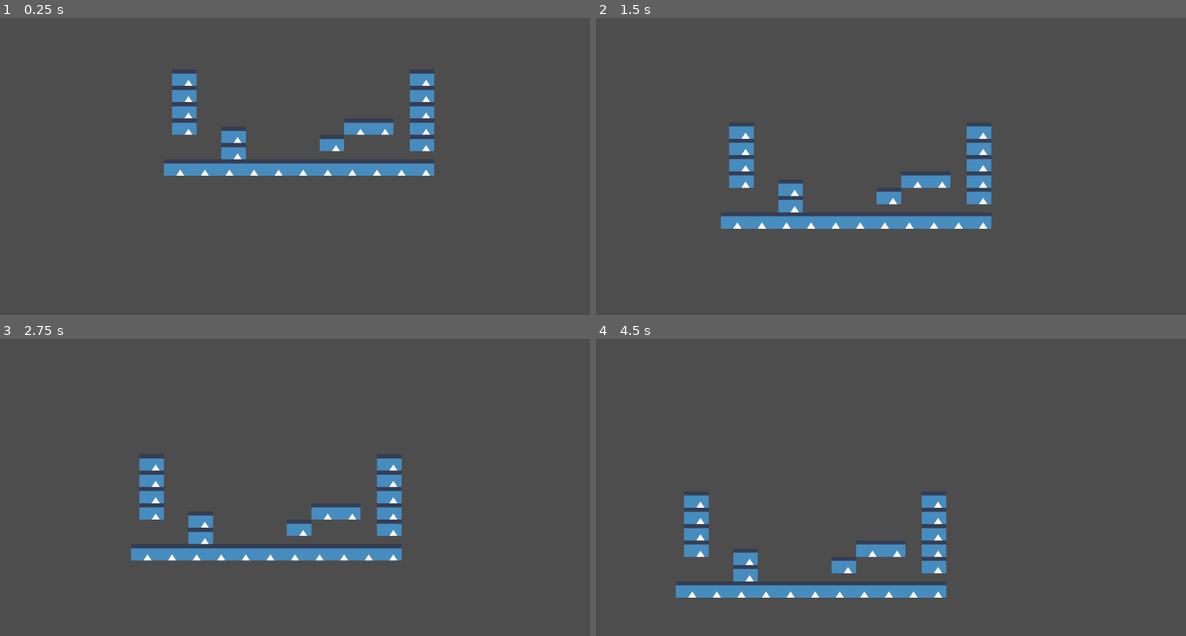
Above: before the commit, frames 1-4 (two rows, left to right).
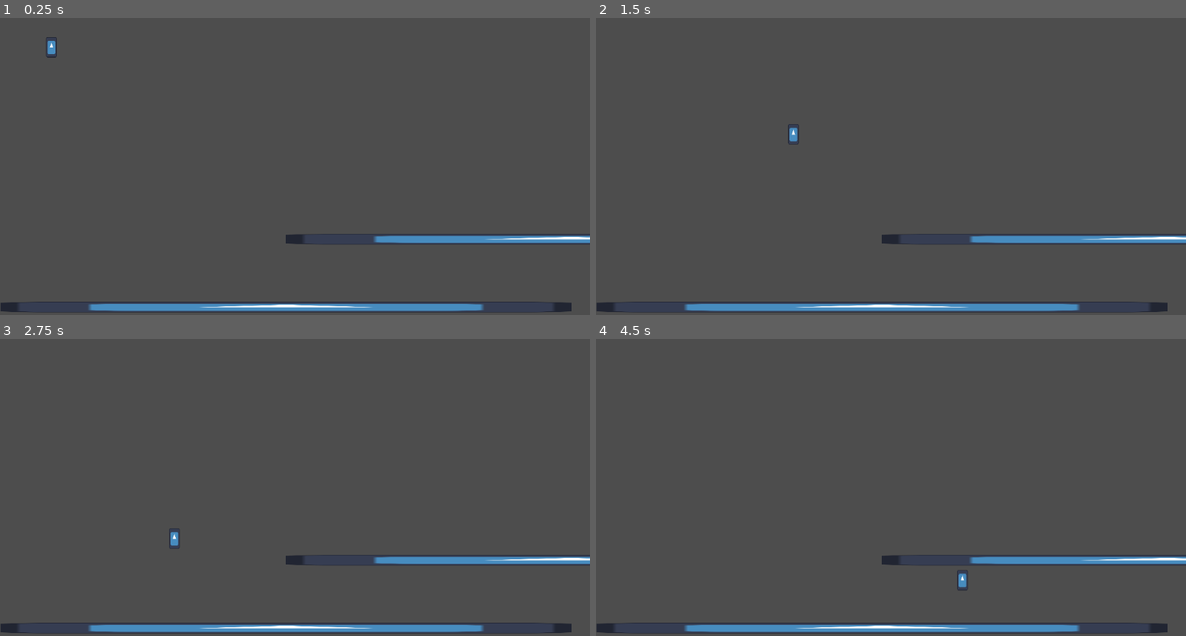
Above: after the commit, the same moments.

Repository: Zicr0n/garb
Game: Godot game, scene res://test-scene.tscn
Two runs of this game, one before a commit and one after it. Both use one fixed random seed, a clock stepped at 60 frames per second and the inputs below. Before the commit the project starts from res://test1/scene.tscn. The engine's default icon, where the game draws it, is replaced by a stand-in: a white triangle on a blue panel in a dark square.
Inputs:
- Up to frame 1 (0.25 s): no input
- Up to frame 2 (1.5 s): tap Enter (ui_accept) at 0.5, 0.6 s; hold Right (ui_right) from 0.53 s (still down); tap Space (jump) at 0.77, 0.8, 1.07, 1.35 s
- Up to frame 3 (2.75 s): tap Space (jump) at 1.52, 1.82, 2.3 s; tap Enter (ui_accept) at 1.55, 2.1 s; release Right (ui_right) at 2.03 s; hold Left (ui_left) from 2.03 s (still down)
- Up to frame 4 (4.5 s): release Left (ui_left) at 2.78 s; hold Right (ui_right) 2.78-4.28 s; tap Enter (ui_accept) at 2.85, 4.35 s; tap Space (jump) at 3.02, 3.32, 3.6, 3.77, 4.07 s; hold Left (ui_left) from 4.28 s (still down)

The runs differ from the first frame. In frame 1, 8.1% of the frame differs, in the area x 0-100%, y 6-100%; in frame 2, 8.2%, in the area x 0-100%, y 35-100%; in frame 3, 8.0%; in frame 4, 8.2%.

Commit message:
For the statemachine

Diff:
--- /dev/null
+++ b/player/player.gd
@@ -0,0 +1,30 @@
+extends CharacterBody2D
+
+const SPEED = 300.0
+const JUMP_VELOCITY = -400.0
+
+var _current_jumps : int = 0
+
+func _physics_process(delta: float) -> void:
+	# Add the gravity.
+	if not is_on_floor():
+		velocity += get_gravity() * delta
+
+	# Handle jump.
+	if Input.is_action_just_pressed("ui_accept") and _current_jumps < 1:
+		velocity.y = JUMP_VELOCITY
+		if !is_on_floor():
+			_current_jumps += 1
+
+	# Get the input direction and handle the movement/deceleration.
+	# As good practice, you should replace UI actions with custom gameplay actions.
+	var direction := Input.get_axis("ui_left", "ui_right")
+	if direction:
+		velocity.x = direction * SPEED
+	else:
+		velocity.x = move_toward(velocity.x, 0, SPEED)
+
+	move_and_slide()
+
+	if is_on_floor():
+		_current_jumps = 0
--- /dev/null
+++ b/player/player.tscn
@@ -0,0 +1,18 @@
+[gd_scene load_steps=4 format=3 uid="uid://b8kifcuaee8n3"]
+
+[ext_resource type="Texture2D" uid="uid://dfedybx3etkpr" path="res://icon.svg" id="1_oul6g"]
+[ext_resource type="Script" uid="uid://cniufabxudqvo" path="res://player/player.gd" id="1_rkbax"]
+
+[sub_resource type="CapsuleShape2D" id="CapsuleShape2D_rkbax"]
+height = 40.0
+
+[node name="player" type="CharacterBody2D"]
+script = ExtResource("1_rkbax")
+
+[node name="CollisionShape2D" type="CollisionShape2D" parent="."]
+shape = SubResource("CapsuleShape2D_rkbax")
+
+[node name="Sprite2D" type="Sprite2D" parent="."]
+position = Vector2(-0.5, 1.9073486e-06)
+scale = Vector2(0.16406249, 0.31249997)
+texture = ExtResource("1_oul6g")
--- a/project.godot
+++ b/project.godot
@@ -11,7 +11,7 @@
 [application]
 
 config/name="garb"
-run/main_scene="uid://bg1t4e83mc5xc"
+run/main_scene="uid://c0fpi2hx80ksy"
 config/features=PackedStringArray("4.5", "GL Compatibility")
 config/icon="res://icon.svg"
 
--- /dev/null
+++ b/test-scene.tscn
@@ -0,0 +1,38 @@
+[gd_scene load_steps=4 format=3 uid="uid://c0fpi2hx80ksy"]
+
+[ext_resource type="PackedScene" uid="uid://b8kifcuaee8n3" path="res://player/player.tscn" id="1_wn8ut"]
+[ext_resource type="Texture2D" uid="uid://dfedybx3etkpr" path="res://icon.svg" id="2_8amj3"]
+
+[sub_resource type="RectangleShape2D" id="RectangleShape2D_c5pbs"]
+size = Vector2(1163, 20)
+
+[node name="TestScene" type="Node2D"]
+
+[node name="player" parent="." instance=ExtResource("1_wn8ut")]
+position = Vector2(101, 95)
+
+[node name="Line2D" type="Line2D" parent="player"]
+
+[node name="StaticBody2D2" type="StaticBody2D" parent="."]
+position = Vector2(566, 501)
+
+[node name="CollisionShape2D" type="CollisionShape2D" parent="StaticBody2D2"]
+position = Vector2(571.5, 0)
+shape = SubResource("RectangleShape2D_c5pbs")
+
+[node name="Sprite2D" type="Sprite2D" parent="StaticBody2D2"]
+position = Vector2(549.49994, -1.5)
+scale = Vector2(8.710937, 0.1640625)
+texture = ExtResource("2_8amj3")
+
+[node name="StaticBody2D" type="StaticBody2D" parent="."]
+position = Vector2(9, 634)
+
+[node name="CollisionShape2D" type="CollisionShape2D" parent="StaticBody2D"]
+position = Vector2(571.5, 0)
+shape = SubResource("RectangleShape2D_c5pbs")
+
+[node name="Sprite2D" type="Sprite2D" parent="StaticBody2D"]
+position = Vector2(549.49994, -1.5)
+scale = Vector2(8.710937, 0.1640625)
+texture = ExtResource("2_8amj3")
Not shown, changed: hatdolfmitler.jpg.import
Not shown, changed: icon.svg.import
Not shown, added: player/player.gd.uid
